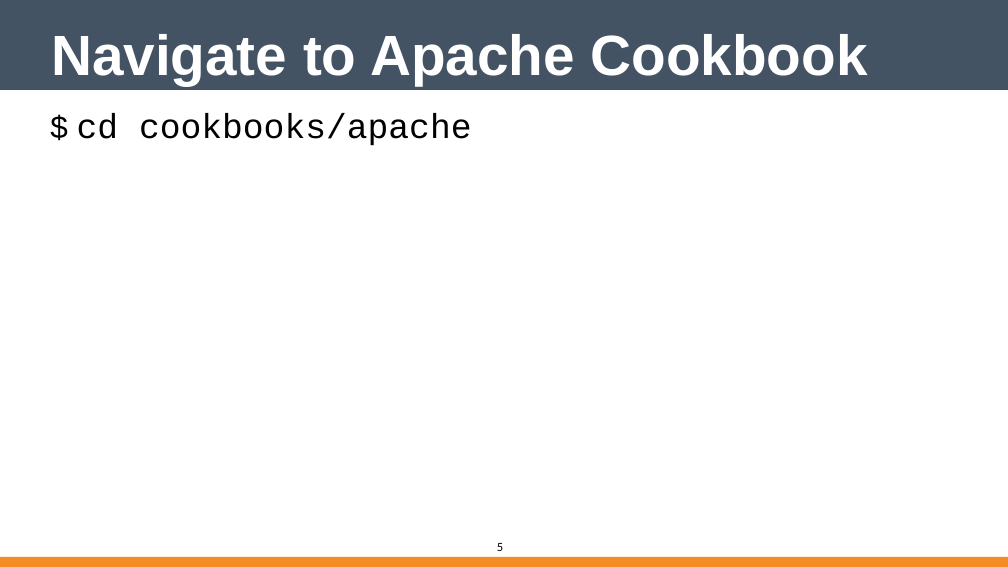
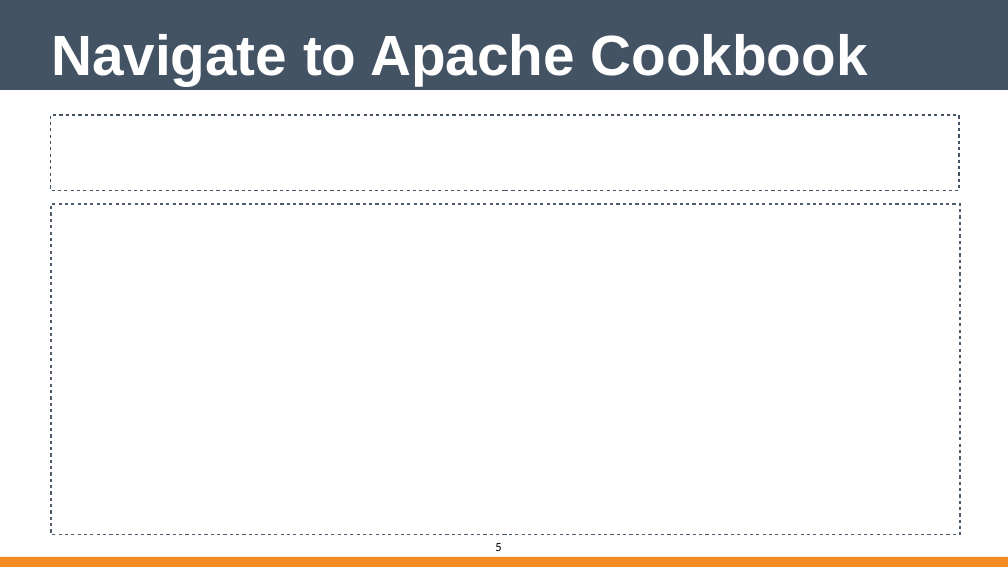
Before and after one commit to vinyar/chef-intermediate, a slide deck: slide 5 of Modules/11-Chef_Intermediate.pptx. Drawn at 1008x567 pixels with LibreOffice and Linux fonts; fonts in the diff are those of the drawing. Boxes give left, top, right and bottom in pixels: in the first picture for what was removed or moved away, otherwise in the second. Text is boxed around its words. In the diff, an @@ line names an element or a change of style, - is before the commit and + after.

Commit message:
Updated Rubocop (11)
* Updated the style on the command slide to move to the Apache Cookbook directory

```diff
--- a/Modules/11-Chef_Intermediate.pptx
+++ b/Modules/11-Chef_Intermediate.pptx
@@ rectangle added at bbox=[50, 115, 959, 190], outline #435363 2 pt @@
@@ text removed at bbox=[77, 113, 472, 146] @@
-$ cd cookbooks/apache
@@ rectangle added at bbox=[51, 204, 960, 535], outline #4D5D6D 2 pt @@
@@ page number at bbox=[495, 543, 501, 551]: indent changed @@
```
Also in this commit, not shown: 1 other slide changed.
